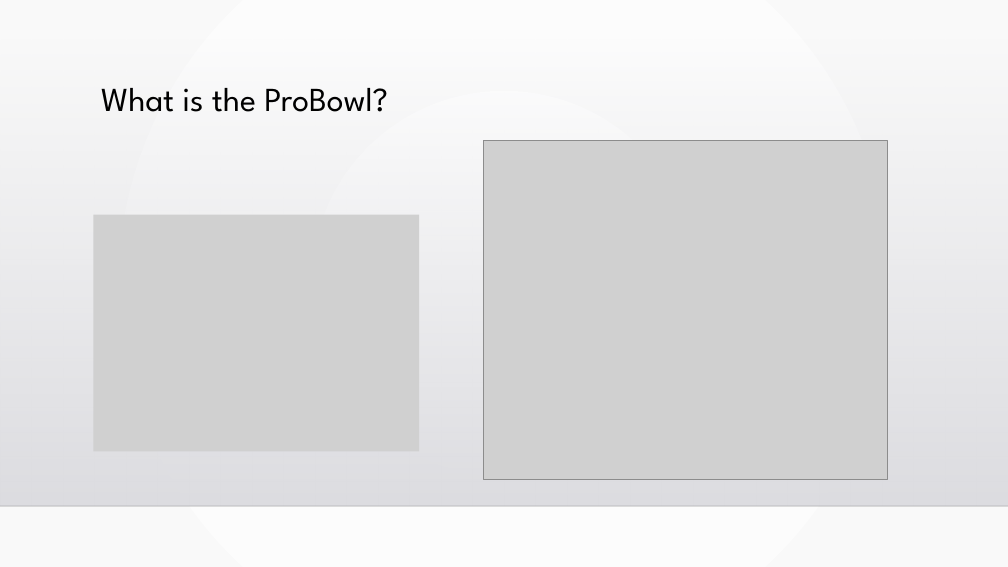
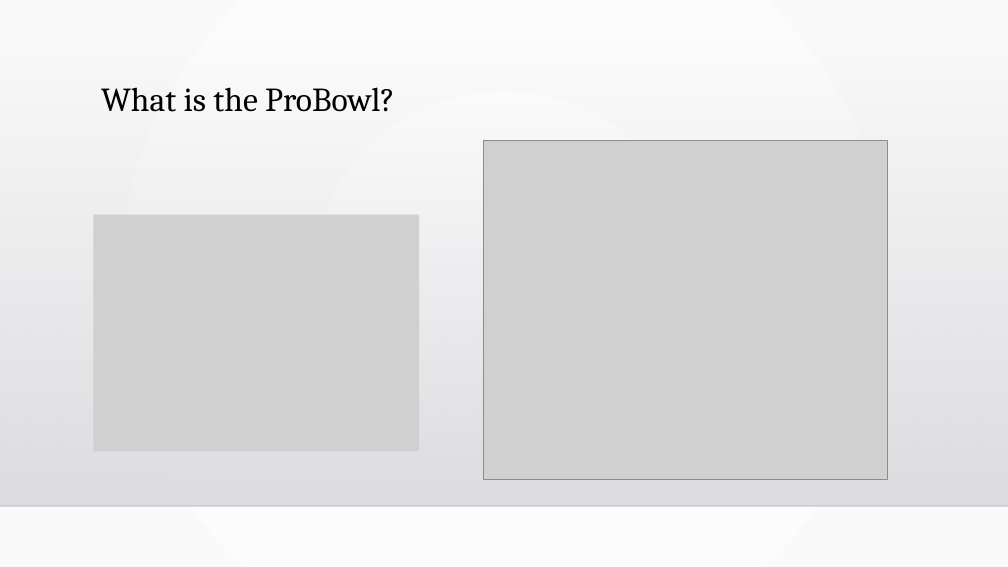
Before and after one commit to alou127/ds_projects, a slide deck: slide 2 of project_2_powepoin.pptx (slide 3 before the commit). Drawn at 1008x567 pixels with LibreOffice and Linux fonts; fonts in the diff are those of the drawing; grey boxes stand for pictures; background and template pictures are left out. Boxes give left, top, right and bottom in pixels: in the first picture for what was removed or moved away, otherwise in the second. Text is boxed around its words. In the diff, an @@ line names an element or a change of style, - is before the commit and + after.

```diff
--- a/project_2_powepoin.pptx
+++ b/project_2_powepoin.pptx
@@ title "What is the ProBowl?" at bbox=[101, 87, 394, 112]: font League Spartan to Cambria @@
```
Also in this commit, not shown: 4 other slides changed, 5 slides added, 4 slides removed.
